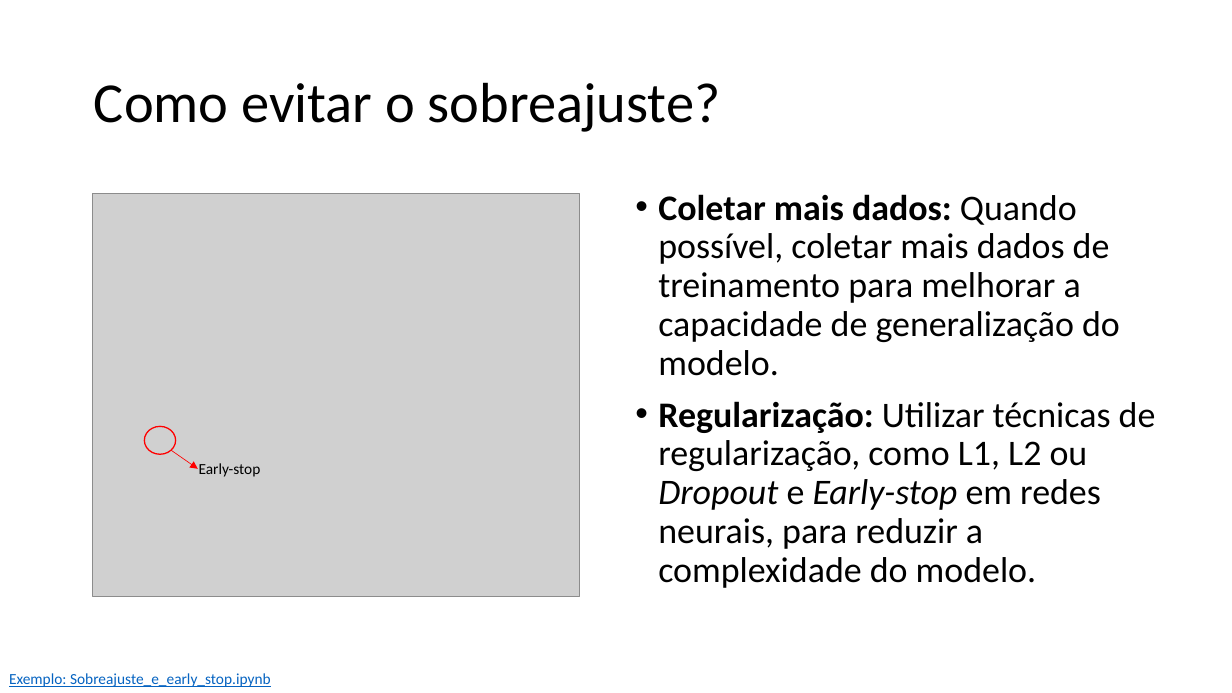
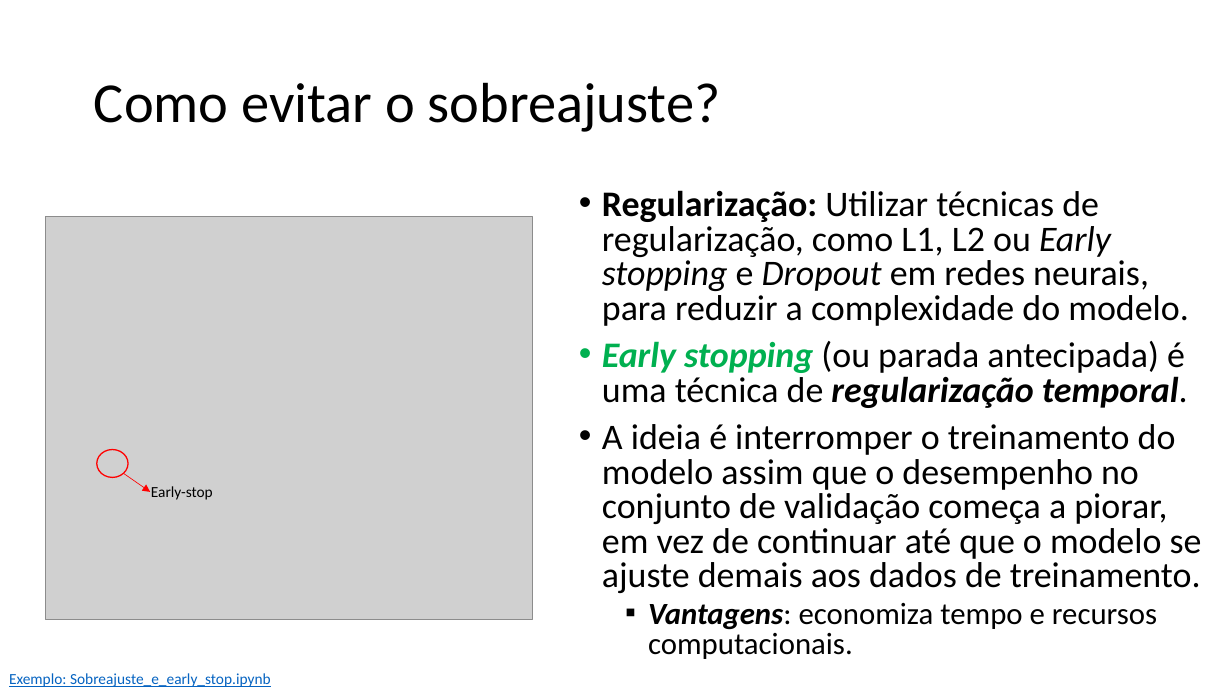
Before and after one commit to zz4fap/tp557-iot-ml, a slide deck: slide 11 of slides/TP557_13_Prevenindo_o_sobreajuste.pptx (slide 10 before the commit). Drawn at 1232x693 pixels with LibreOffice and Linux fonts; fonts in the diff are those of the drawing; grey boxes stand for pictures. Boxes give left, top, right and bottom in pixels: in the first picture for what was removed or moved away, otherwise in the second. Text is boxed around its words. In the diff, an @@ line names an element or a change of style, - is before the commit and + after.

Commit message:
update of slides

```diff
--- a/slides/TP557_13_Prevenindo_o_sobreajuste.pptx
+++ b/slides/TP557_13_Prevenindo_o_sobreajuste.pptx
@@ text at box(602, 190, 1202, 659): text changed @@
-• Coletar mais dados: Quando possível, coletar mais dados de treinamento para melhorar a capacidade de generalização do modelo.
-• Regularização: Utilizar técnicas de regularização, como L1, L2 ou Dropout e Early-stop em redes neurais, para reduzir a complexidade do modelo.
+• Regularização: Utilizar técnicas de regularização, como L1, L2 ou Early stopping e Dropout em redes neurais, para reduzir a complexidade do modelo.
+• Early stopping (ou parada antecipada) é uma técnica de regularização temporal.
+• A ideia é interromper o treinamento do modelo assim que o desempenho no conjunto de validação começa a piorar, em vez de continuar até que o modelo se ajuste demais aos dados de treinamento.
+  ▪ Vantagens: economiza tempo e recursos computacionais.
@@ picture: place and size @@
-picture at box(93, 193, 580, 597)
+picture at box(45, 216, 532, 620)
@@ ellipse: place and size @@
-ellipse at box(144, 426, 176, 454)
+ellipse at box(97, 450, 128, 478)
@@ arrow moved from (171, 450) - (198, 469) to (124, 473) - (151, 492) @@
@@ text "Early-stop": place and size @@
-text "Early-stop" at box(199, 463, 261, 477)
+text "Early-stop" at box(151, 486, 213, 500)
```
Also in this commit, not shown: 4 other slides changed, 9 slides added, 6 other files.
